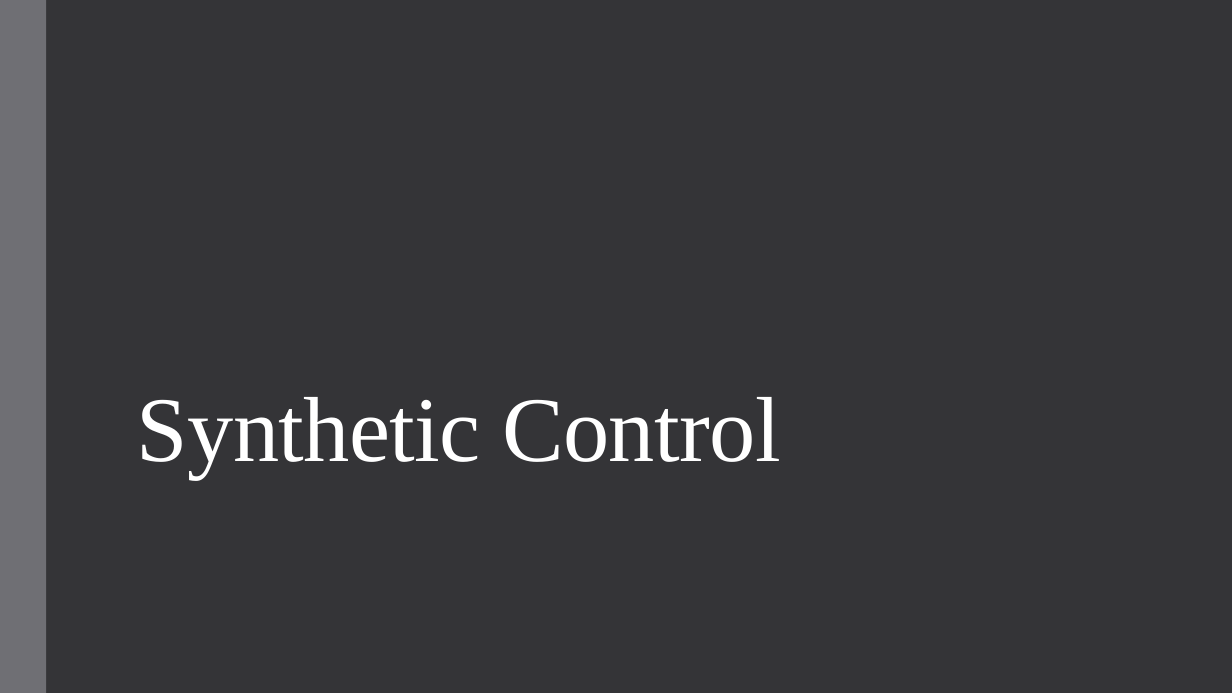
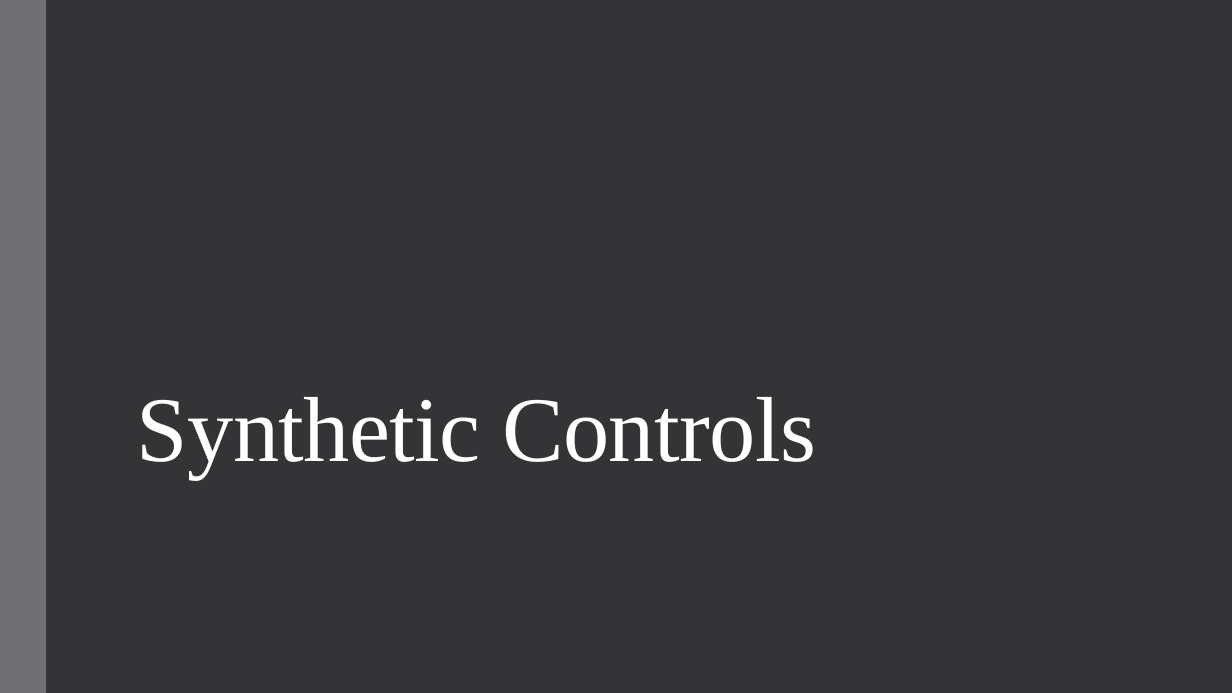
Before and after one commit to qiufei/fork-HAD5744, a slide deck: slide 3 of Lecture10_SyntheticControl_QuantileRegression/Lecture10_SyntheticControl_QuantileRegression.pptx. Drawn at 1232x693 pixels with LibreOffice and Linux fonts; fonts in the diff are those of the drawing. Boxes give left, top, right and bottom in pixels: in the first picture for what was removed or moved away, otherwise in the second. Text is boxed around its words. In the diff, an @@ line names an element or a change of style, - is before the commit and + after.

```diff
--- a/Lecture10_SyntheticControl_QuantileRegression/Lecture10_SyntheticControl_QuantileRegression.pptx
+++ b/Lecture10_SyntheticControl_QuantileRegression/Lecture10_SyntheticControl_QuantileRegression.pptx
@@ title at (137, 397, 816, 478): text changed @@
-Synthetic Control
+Synthetic Controls
```
Also in this commit, not shown: 1 other slide changed, 38 slides added, 13 slides removed, 31 other files.
